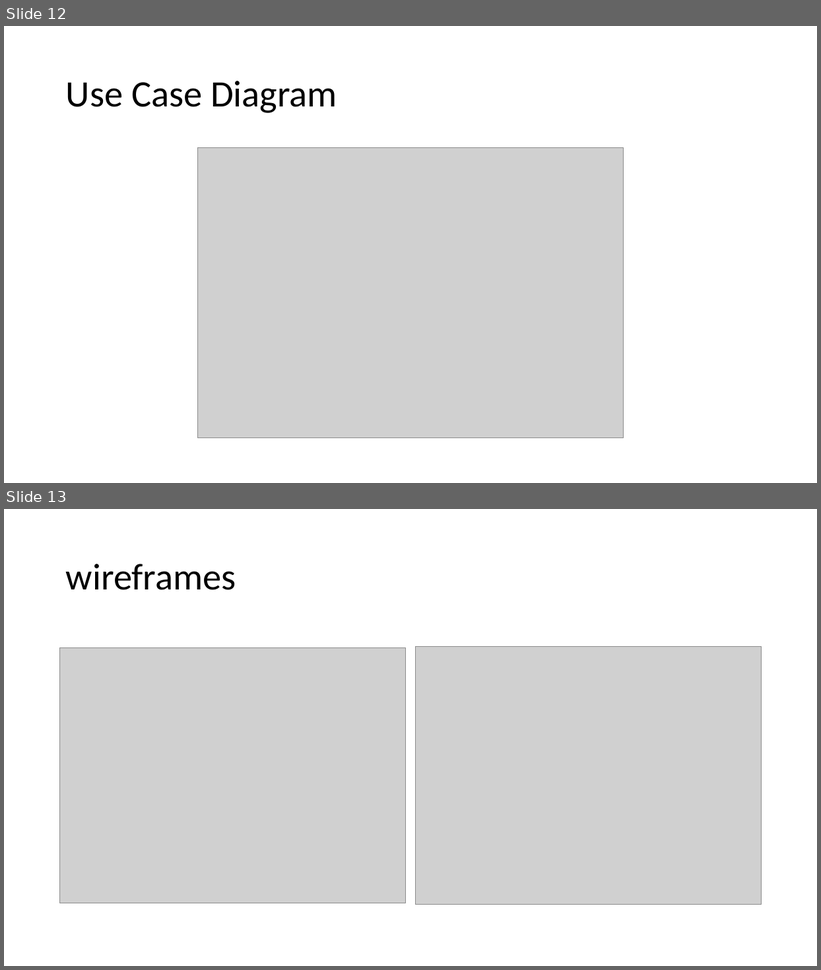
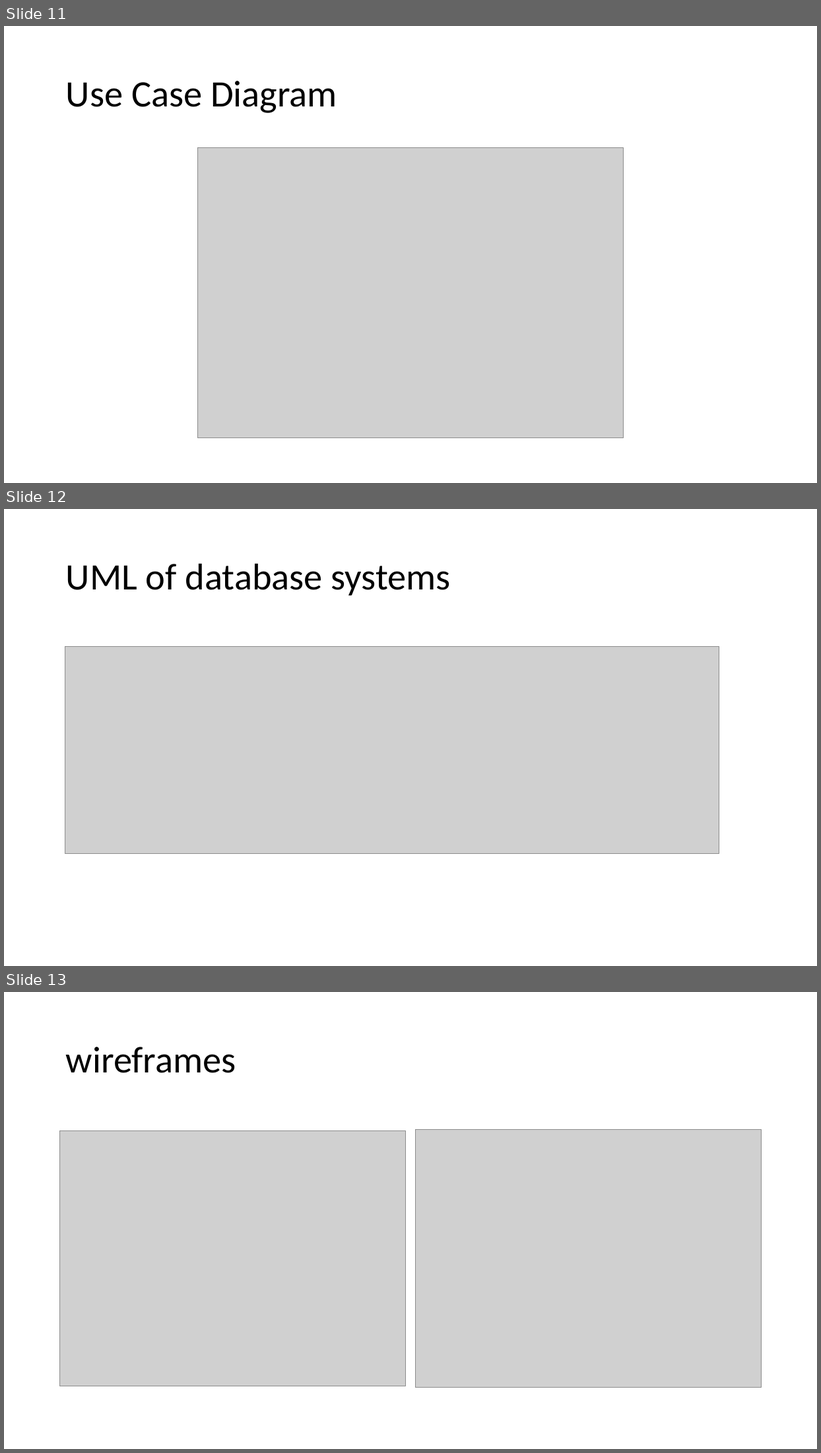
Before and after one commit to Omnikron13/synoptic-23, a slide deck: Files/Synoptic project 2023.pptx. Shown one above the other, each under a label of ours: slides 12 and 13 before the commit, slides 11, 12 and 13 after it. The pictures are 821x970 and 821x1453 pixels, drawn with LibreOffice and Linux fonts; fonts in the diff are those of the drawing; grey boxes stand for pictures. Boxes give left, top, right and bottom in pixels: in the first picture for what was removed or moved away, otherwise in the second. Text is boxed around its words. In the diff, an @@ line names an element or a change of style, - is before the commit and + after.

Commit message:
UML of database design + user testing

```diff
--- a/Files/Synoptic project 2023.pptx
+++ b/Files/Synoptic project 2023.pptx
@@ slide 12 added at [4,509,817,966], background #FFFFFF @@
@@ title added at [66,563,451,595], 44 pt, text #000000 @@
+UML of database systems
@@ picture added at [65,646,719,854] @@
@@ what was slide 12 is now slide 11 @@
```
Also in this commit, not shown: 1 other slide added, 1 slide removed.
